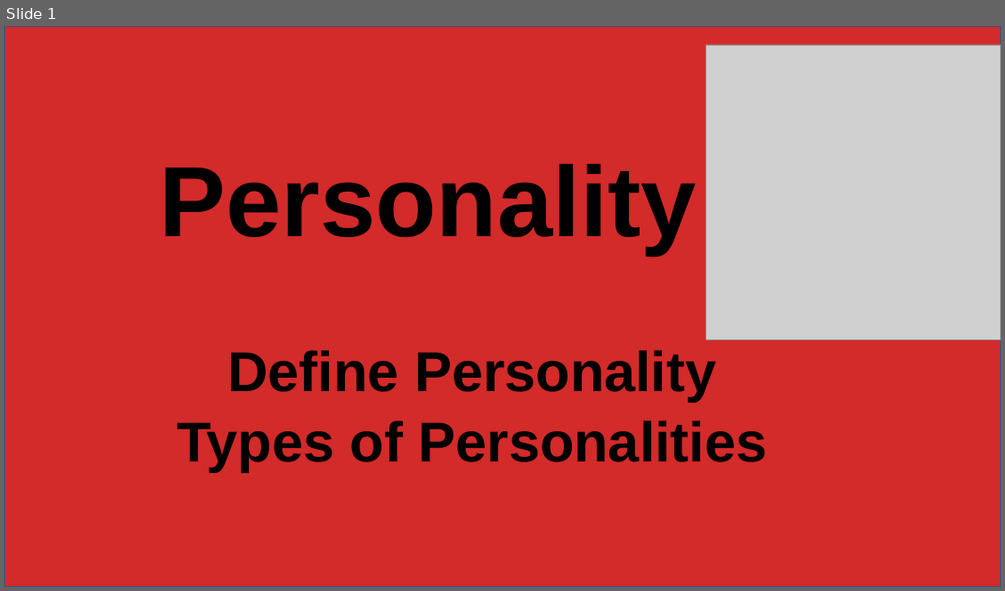
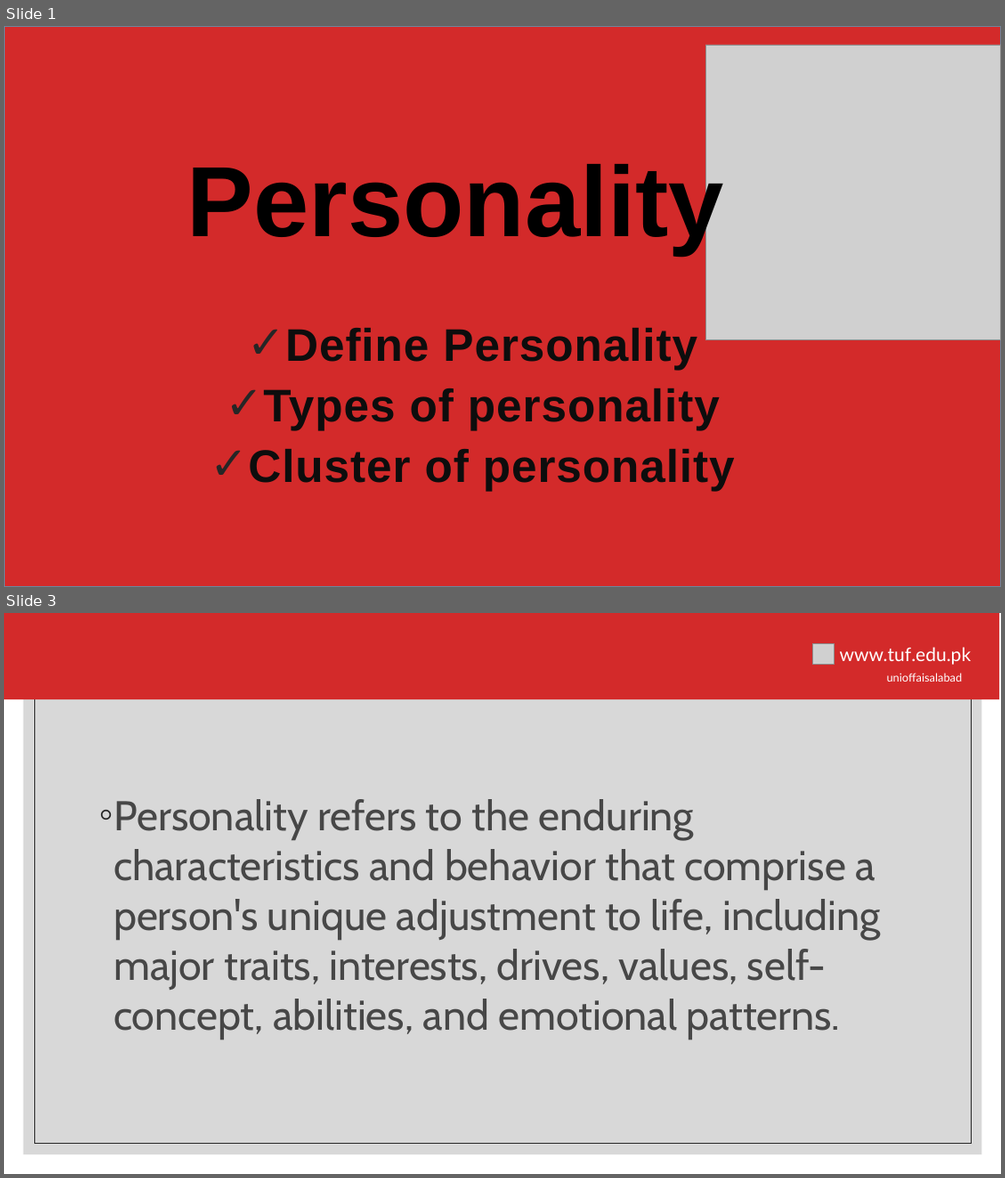
Before and after one commit to hamnasz/Semester-IV, a slide deck: Psychology/Mids/Slides/Lecture # 6.pptx. Shown one above the other, each under a label of ours: slide 1 before the commit, slides 1 and 3 after it; the slides between them are not shown. The pictures are 1005x591 and 1005x1178 pixels, drawn with LibreOffice and Linux fonts; fonts in the diff are those of the drawing; grey boxes stand for pictures; background and template pictures are left out. Boxes give left, top, right and bottom in pixels: in the first picture for what was removed or moved away, otherwise in the second. Text is boxed around its words. In the diff, an @@ line names an element or a change of style, - is before the commit and + after.

```diff
--- a/Psychology/Mids/Slides/Lecture # 6.pptx
+++ b/Psychology/Mids/Slides/Lecture # 6.pptx
@@ slide 3 added at (4, 613, 1001, 1174), background #FFFFFF @@
@@ rectangle added at (24, 633, 982, 1154), fill #BFBFBF at 60% opacity @@
@@ rectangle added at (34, 643, 971, 1143), outline #262626 0.5 pt @@
@@ group added at (4, 613, 999, 699): 2 texts, 1 rectangle, 1 picture @@
+unioffaisalabad
+www.tuf.edu.pk
@@ text added at (113, 799, 881, 1039), 40 pt, text #474747 @@
+◦ Personality refers to the enduring characteristics and behavior that comprise a person's unique adjustment to life, including major traits, interests, drives, values, self-concept, abilities, and emotional patterns.
@@ slide 1 changed as well @@
@@ rectangle at (4, 26, 1001, 587): outline #325491 1 pt to #6D879B 1 pt @@
@@ rectangle added at (111, 130, 894, 483), fill #FFFFFF @@
@@ text "Personality" rewrapped from (160, 164, 696, 254) to (187, 157, 724, 254) @@
@@ subtitle "Define Personality": place and size @@
-subtitle "Define Personality" at (177, 350, 768, 472)
+subtitle "Define Personality" at (248, 328, 735, 491)
@@ subtitle at (285, 328, 697, 370): size 54 to 44 pt, text colour #000000 to #0D0D0D, letter spacing 0 to 0.8 pt in "Define Personality"; bullet none to ✓; line spacing 0.9 to 1.1; less space between paragraphs @@
@@ subtitle at (248, 388, 735, 491): text changed; size 54 to 44 pt; text colour #000000 to #0D0D0D @@
-Types of Personalities
+✓ Types of personality
+✓ Cluster of personality
```
Also in this commit, not shown: 2 other slides changed, 8 other slides added, 9 slides removed, 4 other files.
